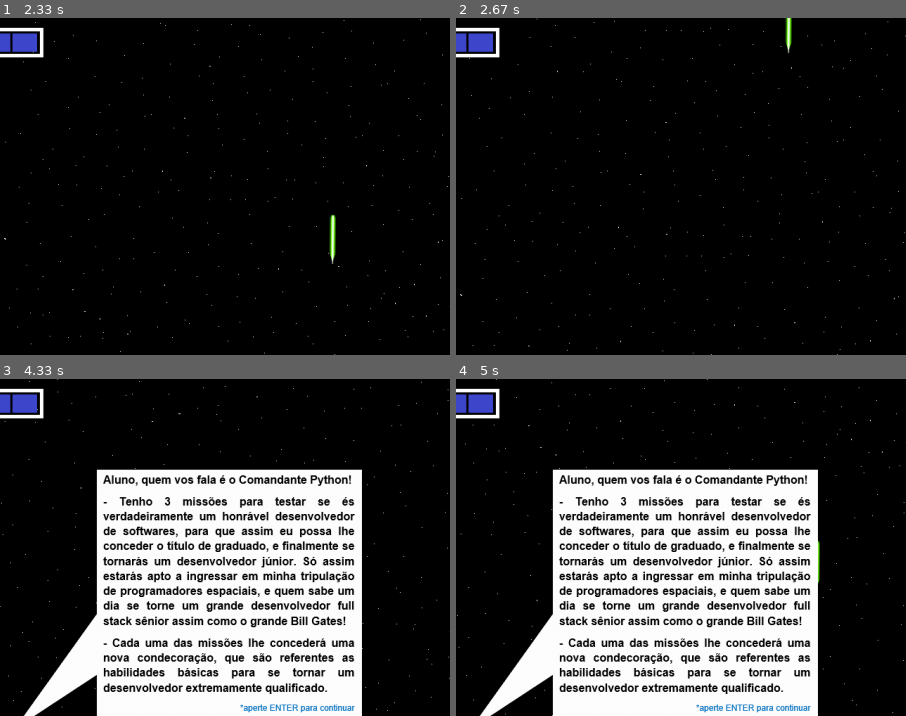
Above: before the commit, frames 1-4 (two rows, left to right).
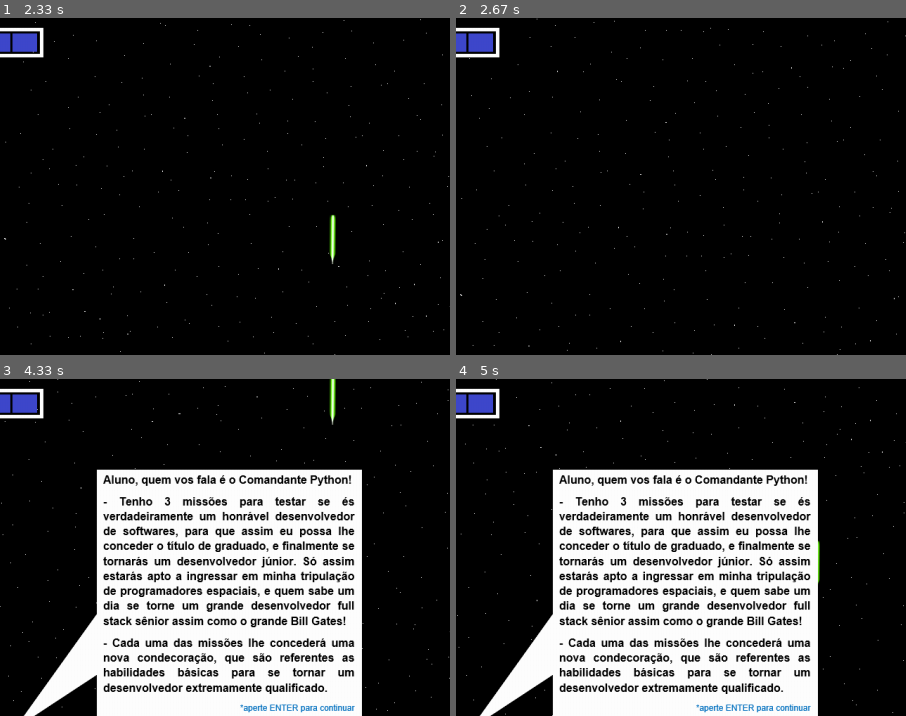
Above: after the commit, the same moments.

Repository: EpotatoJoga/jogo-academic-journey-pygame
Game: pygame game, started from principal.py
Two runs of this game, one before a commit and one after it. Both use one fixed random seed, a clock stepped at 60 frames per second and the inputs below.
Inputs:
- Up to frame 1 (2.33 s): tap Enter at 0.33 s; hold E 0.67-1.13 s; hold D 0.67-1.13 s; hold D 1.17-1.63 s; hold W 1.67-1.97 s; tap E at 1.82 s; hold D from 2 s (still down)
- Up to frame 2 (2.67 s): release D at 2.47 s; hold A from 2.5 s (still down)
- Up to frame 3 (4.33 s): release A at 3.03 s; hold S 3.07-3.37 s; tap E at 3.22 s; hold A 3.4-3.8 s; hold W 3.83-4.2 s; hold D from 4.23 s (still down)
- Up to frame 4 (5 s): tap E at 4.38 s; release D at 4.87 s; hold S from 4.9 s (still down)
The pictures show only the part of the screen within x 25-75%, y 0-50%; the shares and areas given below are measured in that part.

Frame 1 is identical in both runs. In frame 2, 0.1% of the frame differs, in the area x 73-75%, y 0-11%; in frame 3, 0.2%, in the area x 73-75%, y 0-14%; in frame 4, nothing differs.

Commit message:
1205211852

Diff:
--- a/conteudo.py
+++ b/conteudo.py
@@ -34,9 +34,10 @@
 
     def __init__(self, imagem, x, y):
         super().__init__(imagem, x, y)
-        self.contagem_armadura = 5
+        self.contagem_armadura = 10
         self.contagem_discernimento = 0
         self.contagem_resiliencia = 0
+        self.contagem_destreza = 0
         self.contagem_enter = 0
 
     def movimentacao_nave(self, evento):
@@ -149,16 +150,12 @@
             if evento.key == pygame.K_e:
                 self.tiro = True
                 pygame.mixer.init()
-                pygame.mixer.music.set_volume(0.2)
                 self.som_tiro = pygame.mixer.Sound("arquivos/tiro.ogg")
                 self.som_tiro.play()
+                pygame.mixer.music.set_volume(0.2)
         if evento.type == pygame.KEYUP:
             if evento.key == pygame.K_e:
                 self.tiro = False
-        if self.tiro:
-            print("Tiro",self.tiro)
-        else:
-            pass
 
     def colisao_tiro(self, group, nomee):
         nomee = nomee
--- a/jogo.py
+++ b/jogo.py
@@ -36,7 +36,13 @@
         self.condecoracoes = Conteudo("arquivos/condecoracoes.png", 1010, 755)
         self.condecoracao1 = Conteudo("arquivos/condecoracao1.png", 1010, 790)
         self.condecoracao2 = Conteudo("arquivos/condecoracao2.png", 1100, 790)
-        self.destreza0 = Conteudo("arquivos/destreza0.png", 823, 103)
+        self.condecoracao3 = Conteudo("arquivos/condecoracao3.png", 1100, 790)
+        self.destreza0 = Conteudo("arquivos/destreza0.png", 821, 104)
+        self.destreza1 = Conteudo("arquivos/destreza1.png", 821, 104)
+        self.destreza2 = Conteudo("arquivos/destreza2.png", 821, 104)
+        self.destreza3 = Conteudo("arquivos/destreza3.png", 821, 104)
+        self.destreza4 = Conteudo("arquivos/destreza4.png", 821, 104)
+        self.destreza5 = Conteudo("arquivos/destreza5.png", 821, 104)
         self.gggg = Conteudo("arquivos/gggg1.png", 1000, -230)
         self.ggg = Conteudo("arquivos/ggg1.png", 700, -180)
         self.gg = Conteudo("arquivos/gg1.png", 400, -130)
@@ -49,6 +55,21 @@
         self.aste11 = Conteudo("arquivos/aste11.png", 840, -50)
         self.aste22 = Conteudo("arquivos/aste22.png", 640, -120)
         self.aste33 = Conteudo("arquivos/aste33.png", 440, -190)
+        self.p1 = Conteudo("arquivos/p1.png", 0, -40)
+        self.p2 = Conteudo("arquivos/p2.png", 427, -40)
+        self.p3 = Conteudo("arquivos/p3.png", 854, -40)
+        self.i1 = Conteudo("arquivos/i1.png", 0, -40)
+        self.i2 = Conteudo("arquivos/i2.png", 427, -40)
+        self.i3 = Conteudo("arquivos/i3.png", 854, -40)
+        self.w1 = Conteudo("arquivos/w1.png", 0, -40)
+        self.w2 = Conteudo("arquivos/w2.png", 427, -40)
+        self.w3 = Conteudo("arquivos/w3.png", 854, -40)
+        self.f1 = Conteudo("arquivos/f1.png", 0, -40)
+        self.f2 = Conteudo("arquivos/f2.png", 427, -40)
+        self.f3 = Conteudo("arquivos/f3.png", 854, -40)
+        self.d1 = Conteudo("arquivos/d1.png", 0, -40)
+        self.d2 = Conteudo("arquivos/d2.png", 427, -40)
+        self.d3 = Conteudo("arquivos/d3.png", 854, -40)
         self.boleana_dialogo = False
         self.mudar_cena = False
         self.foi = False
@@ -63,11 +84,13 @@
         self.contagem_gg = 1
         self.contagem_g = 1
         self.contagem_r = 1
+        self.contagem_barreira = 0
 
     def draw(self, tela):
         self.fundo1.draw(tela)
         self.fundo2.draw(tela)
-        self.tiro.draw(tela)
+        if self.foi:
+            self.tiro.draw(tela)
         self.nave.draw(tela)
         self.comando.draw(tela)
         if self.nave.contagem_discernimento == 5 and self.contagem_paliados == 6:
@@ -108,6 +131,16 @@
             self.resiliencia4.draw(tela)
         if self.nave.contagem_resiliencia == 5:
             self.resiliencia5.draw(tela)
+        if self.nave.contagem_destreza == 1:
+            self.destreza1.draw(tela)
+        if self.nave.contagem_destreza == 2:
+            self.destreza2.draw(tela)
+        if self.nave.contagem_destreza == 3:
+            self.destreza3.draw(tela)
+        if self.nave.contagem_destreza == 4:
+            self.destreza4.draw(tela)
+        if self.nave.contagem_destreza == 5:
+            self.destreza5.draw(tela)
         if self.comando.personagens.rect[1] == 370:
             self.dialogo1.draw(tela)
         if self.comandoo.personagens.rect[1] == 370:
@@ -132,6 +165,26 @@
             self.aste33.draw(tela)
         if self.nave.contagem_resiliencia == 6:
             self.comandooo.draw(tela)
+        if self.contagem_dialogo1 == 7:
+            self.p1.draw(tela)
+            self.p2.draw(tela)
+            self.p3.draw(tela)
+        if self.contagem_barreira == 1:
+            self.i1.draw(tela)
+            self.i2.draw(tela)
+            self.i3.draw(tela)
+        if self.contagem_barreira == 2:
+            self.w1.draw(tela)
+            self.w2.draw(tela)
+            self.w3.draw(tela)
+        if self.contagem_barreira == 3:
+            self.f1.draw(tela)
+            self.f2.draw(tela)
+            self.f3.draw(tela)
+        if self.contagem_barreira == 4:
+            self.d1.draw(tela)
+            self.d2.draw(tela)
+            self.d3.draw(tela)
 
     def atualizacoes(self):
         self.movimento_fundo()
@@ -175,6 +228,7 @@
         self.movimento_terceira()
         self.asteroides()
         self.disparado()
+        self.barreira()
 
     def movimento_primeira(self):
         if self.nave.contagem_enter == 1:
@@ -263,6 +317,18 @@
             self.resiliencia3.personagens.kill()
         if self.nave.contagem_resiliencia == 5:
             self.resiliencia4.personagens.kill()
+
+    def quantidade_destreza(self):
+        if self.nave.contagem_destreza == 1:
+            self.destreza0.personagens.kill()
+        if self.nave.contagem_destreza == 2:
+            self.destreza1.personagens.kill()
+        if self.nave.contagem_destreza == 3:
+            self.destreza2.personagens.kill()
+        if self.nave.contagem_destreza == 4:
+            self.destreza3.personagens.kill()
+        if self.nave.contagem_destreza == 5:
+            self.destreza4.personagens.kill()
 
     def dialogo(self, event):
         if event.type == pygame.KEYDOWN:
@@ -371,10 +437,61 @@
             self.tiro.personagens.rect[0] = (self.nave.personagens.rect[0] + 62)
             self.foi = True
         if self.foi:
-            if self.tiro.personagens.rect[1] >= -70:
+            if self.tiro.personagens.rect[1] >= 0:
                 self.tiro.personagens.rect[1] -= 15
-            if self.tiro.personagens.rect[1] == -70:
+            if self.tiro.personagens.rect[1] == 0:
                 self.tiro.personagens.kill()
                 self.foi = False
             if self.tiro.tiro:
                 self.tiro = Tiro("arquivos/x1.png", self.nave.personagens.rect[0] + 62, self.nave.personagens.rect[1] + 30)
+
+    def barreira(self):
+        if self.contagem_dialogo1 == 7:
+            self.p1.personagens.rect[1] += 1
+            self.p2.personagens.rect[1] += 1
+            self.p3.personagens.rect[1] += 1
+        if self.p1.personagens.rect[1] >= 960:
+            self.p1.personagens.kill()
+            self.p2.personagens.kill()
+            self.p3.personagens.kill()
+            self.contagem_barreira = 1
+
+        if self.contagem_barreira == 1:
+            self.i1.personagens.rect[1] += 1
+            self.i2.personagens.rect[1] += 1
+            self.i3.personagens.rect[1] += 1
+        if self.i1.personagens.rect[1] >= 960:
+            self.i1.personagens.kill()
+            self.i2.personagens.kill()
+            self.i3.personagens.kill()
+            self.contagem_barreira = 2
+
+        if self.contagem_barreira == 2:
+            self.w1.personagens.rect[1] += 1
+            self.w2.personagens.rect[1] += 1
+            self.w3.personagens.rect[1] += 1
+        if self.w1.personagens.rect[1] >= 960:
+            self.w1.personagens.kill()
+            self.w2.personagens.kill()
+            self.w3.personagens.kill()
+            self.contagem_barreira = 3
+
+        if self.contagem_barreira == 3:
+            self.f1.personagens.rect[1] += 1
+            self.f2.personagens.rect[1] += 1
+            self.f3.personagens.rect[1] += 1
+        if self.f2.personagens.rect[1] >= 960:
+            self.f1.personagens.kill()
+            self.f2.personagens.kill()
+            self.f3.personagens.kill()
+            self.contagem_barreira = 4
+
+        if self.contagem_barreira == 4:
+            self.d1.personagens.rect[1] += 1
+            self.d2.personagens.rect[1] += 1
+            self.d3.personagens.rect[1] += 1
+        if self.d1.personagens.rect[1] >= 960:
+            self.d1.personagens.kill()
+            self.d2.personagens.kill()
+            self.d3.personagens.kill()
+            self.contagem_barreira += 1
Binary file added: arquivos/d1.png
Binary file added: arquivos/d2.png
Binary file added: arquivos/d3.png
Binary file changed: arquivos/destreza0.png
Binary file added: arquivos/destreza1.png
Binary file added: arquivos/destreza2.png
Binary file added: arquivos/destreza3.png
Binary file added: arquivos/destreza4.png
Binary file added: arquivos/destreza5.png
Binary file added: arquivos/f1.png
Binary file added: arquivos/f2.png
Binary file added: arquivos/f3.png
(and 9 more such lines)
